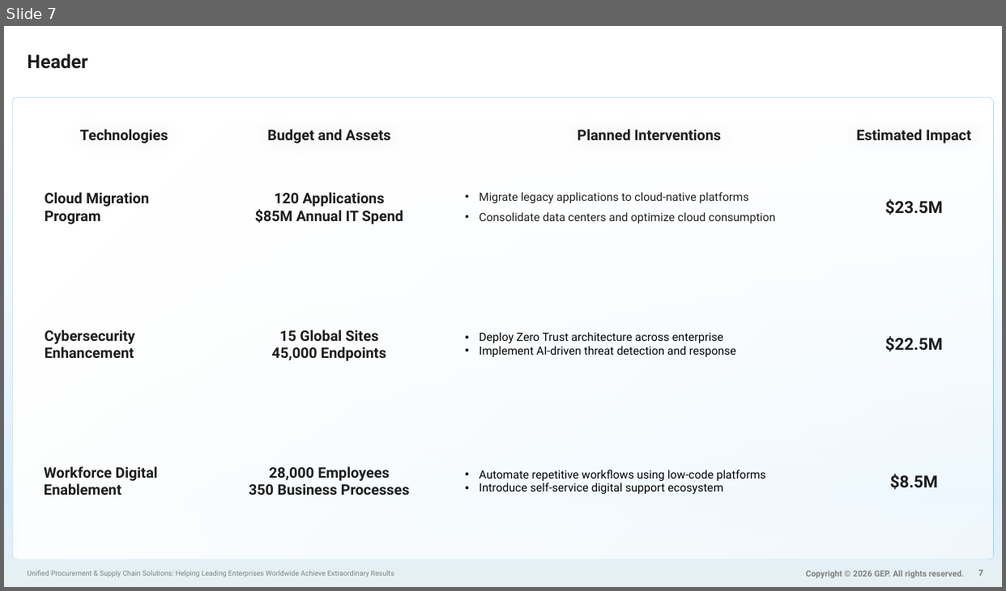
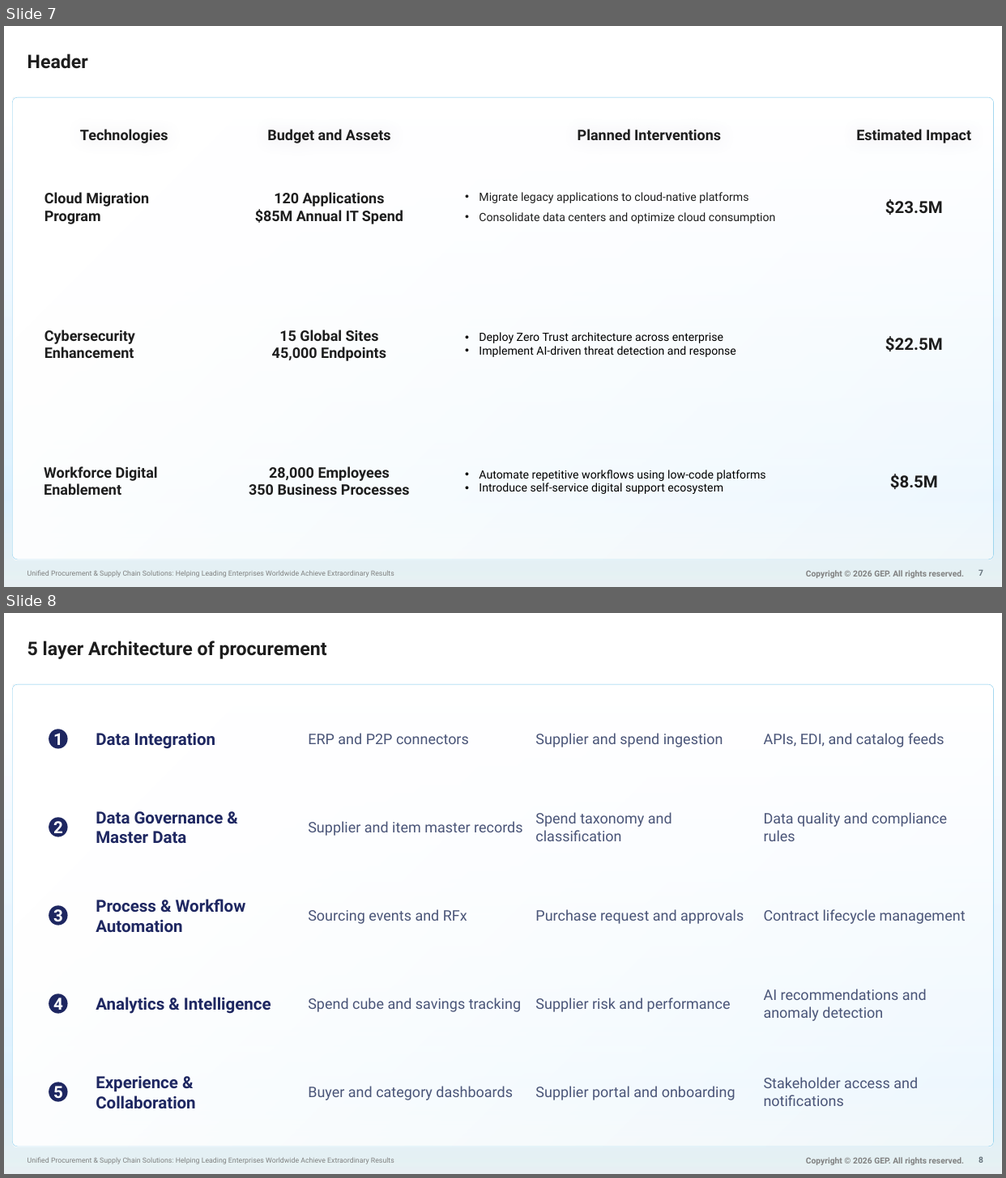
Before and after one commit to Yash-Jadhav-GD/AutoDesigner, a slide deck: AutoDesigner/Design tester new.pptx. Shown one above the other, each under a label of ours: slide 7 before the commit, slides 7 and 8 after it. The pictures are 1006x591 and 1006x1178 pixels, drawn with LibreOffice and Linux fonts; fonts in the diff are those of the drawing; background and template pictures are left out. Boxes give left, top, right and bottom in pixels: in the first picture for what was removed or moved away, otherwise in the second. Text is boxed around its words. In the diff, an @@ line names an element or a change of style, - is before the commit and + after.

```diff
--- a/AutoDesigner/Design tester new.pptx
+++ b/AutoDesigner/Design tester new.pptx
@@ slide 8 added at (x1=4, y1=613, x2=1002, y2=1174), background picture (left out); not listed: 5 template elements that a slide beside it also shows @@
@@ title added at (x1=27, y1=641, x2=327, y2=659), 18 pt, text #1D1D1D, bold @@
+5 layer Architecture of procurement
@@ ellipse added at (x1=49, y1=730, x2=67, y2=748), fill #1E2761, outline #1E2761 1 pt @@
@@ text added at (x1=53, y1=730, x2=63, y2=750), 16 pt, text #FFFFFF, bold @@
+1
@@ text added at (x1=96, y1=733, x2=216, y2=749), 16 pt, text #1E2761, bold @@
+Data Integration
@@ text added at (x1=308, y1=733, x2=469, y2=744), 14 pt, text #4A5578 @@
+ERP and P2P connectors
@@ text added at (x1=535, y1=733, x2=723, y2=747), 14 pt, text #4A5578 @@
+Supplier and spend ingestion
@@ text added at (x1=764, y1=733, x2=944, y2=747), 14 pt, text #4A5578 @@
+APIs, EDI, and catalog feeds
@@ ellipse added at (x1=49, y1=818, x2=67, y2=837), fill #1E2761, outline #1E2761 1 pt @@
@@ text added at (x1=53, y1=818, x2=63, y2=838), 16 pt, text #FFFFFF, bold @@
+2
@@ text added at (x1=96, y1=811, x2=224, y2=844), 16 pt, text #1E2761, bold @@
+Data Governance & Master Data
@@ text added at (x1=308, y1=821, x2=523, y2=836), 14 pt, text #4A5578 @@
+Supplier and item master records
@@ text added at (x1=535, y1=812, x2=672, y2=841), 14 pt, text #4A5578 @@
+Spend taxonomy and classification
@@ text added at (x1=764, y1=812, x2=947, y2=841), 14 pt, text #4A5578 @@
+Data quality and compliance rules
@@ text added at (x1=96, y1=899, x2=246, y2=933), 16 pt, text #1E2761, bold @@
+Process & Workflow Automation
@@ ellipse added at (x1=49, y1=906, x2=67, y2=925), fill #1E2761, outline #1E2761 1 pt @@
@@ text added at (x1=53, y1=906, x2=63, y2=926), 16 pt, text #FFFFFF, bold @@
+3
@@ text added at (x1=308, y1=909, x2=467, y2=924), 14 pt, text #4A5578 @@
+Sourcing events and RFx
@@ text added at (x1=535, y1=909, x2=744, y2=924), 14 pt, text #4A5578 @@
+Purchase request and approvals
@@ text added at (x1=764, y1=909, x2=965, y2=924), 14 pt, text #4A5578 @@
+Contract lifecycle management
@@ ellipse added at (x1=49, y1=995, x2=67, y2=1013), fill #1E2761, outline #1E2761 1 pt @@
@@ text added at (x1=53, y1=995, x2=63, y2=1015), 16 pt, text #FFFFFF, bold @@
+4
@@ text added at (x1=96, y1=997, x2=271, y2=1014), 16 pt, text #1E2761, bold @@
+Analytics & Intelligence
@@ text added at (x1=308, y1=998, x2=521, y2=1012), 14 pt, text #4A5578 @@
+Spend cube and savings tracking
@@ text added at (x1=535, y1=998, x2=731, y2=1012), 14 pt, text #4A5578 @@
+Supplier risk and performance
@@ text added at (x1=764, y1=989, x2=927, y2=1021), 14 pt, text #4A5578 @@
+AI recommendations and anomaly detection
@@ ellipse added at (x1=49, y1=1083, x2=67, y2=1102), fill #1E2761, outline #1E2761 1 pt @@
@@ text added at (x1=53, y1=1083, x2=63, y2=1103), 16 pt, text #FFFFFF, bold @@
+5
@@ text added at (x1=96, y1=1076, x2=195, y2=1109), 16 pt, text #1E2761, bold @@
+Experience & Collaboration
@@ text added at (x1=308, y1=1086, x2=513, y2=1101), 14 pt, text #4A5578 @@
+Buyer and category dashboards
@@ text added at (x1=535, y1=1086, x2=735, y2=1101), 14 pt, text #4A5578 @@
+Supplier portal and onboarding
@@ text added at (x1=764, y1=1077, x2=918, y2=1106), 14 pt, text #4A5578 @@
+Stakeholder access and notifications
```
Also in this commit, not shown: 5 slides removed, 38 other files.
